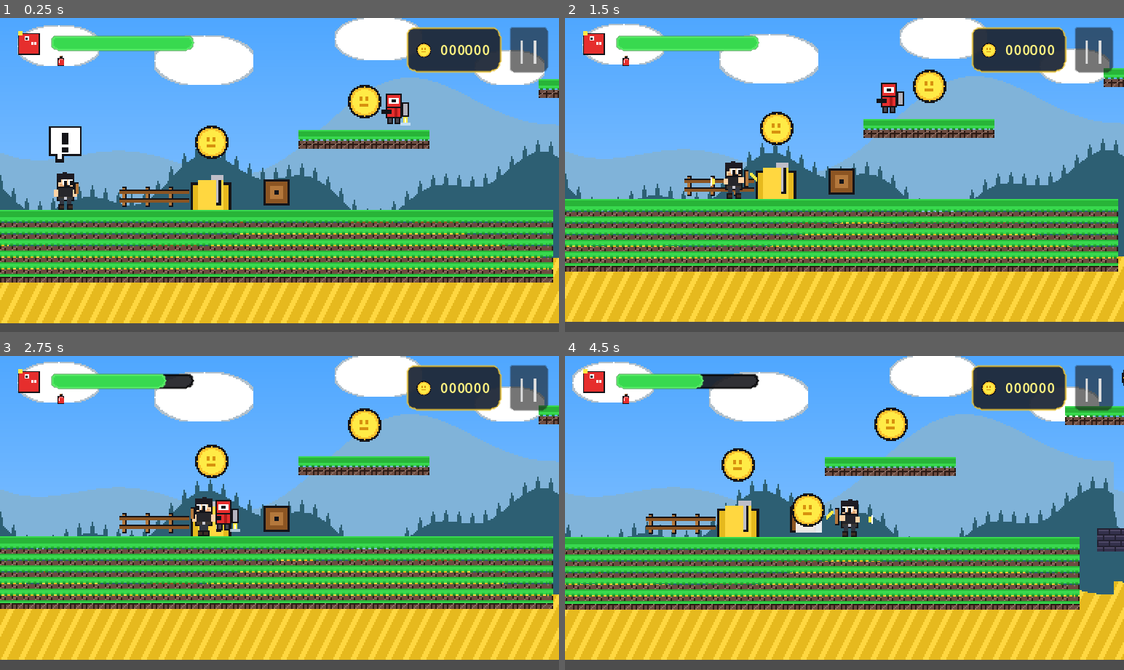
Above: before the commit, frames 1-4 (two rows, left to right).
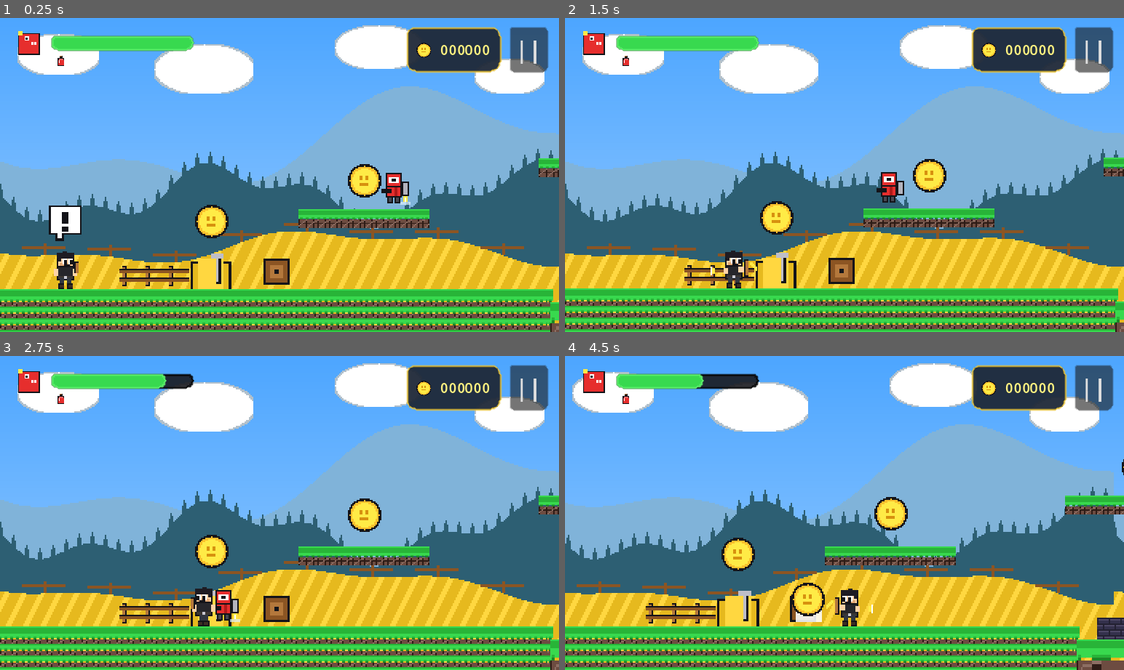
Above: after the commit, the same moments.

Repository: Om1kareshwar/cinderveil-spire
Game: Godot game, scene res://scenes/main.tscn
The game is run twice, just before and just after one commit, with the same random seed, the same clock (stepped at 60 frames per second) and the same inputs.
Inputs (mouse positions are in pixels of both pictures, inside the frame that each line leads up to):
- Up to frame 1 (0.25 s): no input
- Up to frame 2 (1.5 s): move the mouse to (967, 159) at 0.52 s; hold D (move_right) from 0.53 s (still down); tap J (attack) at 0.6, 1.35 s; click (967, 159) at 0.67 s; tap Space (jump) at 0.77 s; move the mouse to (732, 190) at 1.27 s
- Up to frame 3 (2.75 s): tap Space (jump) at 1.52 s; move the mouse to (335, 443) at 2.02 s; release D (move_right) at 2.03 s; hold A (move_left) from 2.03 s (still down); tap J (attack) at 2.1 s
- Up to frame 4 (4.5 s): move the mouse to (816, 575) at 2.77 s; release A (move_left) at 2.78 s; hold D (move_right) 2.78-4.28 s; tap J (attack) at 2.85, 3.6, 4.35 s; click (816, 575) at 2.92 s; tap Space (jump) at 3.02, 3.77 s; move the mouse to (1012, 560) at 3.52 s; move the mouse to (676, 465) at 4.27 s; hold A (move_left) from 4.28 s (still down)

The runs differ from the first frame. In frame 1, 50% of the frame differs, in the area x 0-100%, y 0-100%; in frame 2, 53%; in frame 3, 52%; in frame 4, 52%.

Commit message:
Fix void fall: add killzone, pit floors, camera bounds clamp, and respawn logic

Diff:
--- a/scenes/main.tscn
+++ b/scenes/main.tscn
@@ -9,6 +9,7 @@
 [ext_resource type="PackedScene" path="res://scenes/hud.tscn" id="7_hud"]
 [ext_resource type="Script" path="res://scripts/camera_controller.gd" id="8_cam"]
 [ext_resource type="Texture2D" path="res://assets/sprites/tileset.png" id="9_tiles"]
+[ext_resource type="Script" path="res://scripts/void_kill_zone.gd" id="10_void"]
 
 [sub_resource type="AtlasTexture" id="AtlasTexture_grass"]
 atlas = ExtResource("9_tiles")
@@ -45,6 +46,9 @@
 [sub_resource type="AtlasTexture" id="AtlasTexture_crate"]
 atlas = ExtResource("9_tiles")
 region = Rect2(32, 32, 16, 16)
+
+[sub_resource type="RectangleShape2D" id="RectangleShape2D_void"]
+size = Vector2(1600, 40)
 
 [node name="Main" type="Node2D"]
 
@@ -265,6 +269,53 @@
 [node name="Spikes4" parent="WorldGeometry/PitHazard" instance=ExtResource("5_spikes")]
 position = Vector2(756, 192)
 
+[node name="Pit1_Floor" type="StaticBody2D" parent="WorldGeometry/PitHazard"]
+position = Vector2(408, 204)
+collision_layer = 1
+collision_mask = 0
+
+[node name="CollisionPolygon2D" type="CollisionPolygon2D" parent="WorldGeometry/PitHazard/Pit1_Floor"]
+polygon = PackedVector2Array(-30, -5, 30, -5, 30, 20, -30, 20)
+
+[node name="NinePatchRect" type="NinePatchRect" parent="WorldGeometry/PitHazard/Pit1_Floor"]
+offset_left = -30.0
+offset_top = -5.0
+offset_right = 30.0
+offset_bottom = 20.0
+texture = SubResource("AtlasTexture_grass")
+patch_margin_left = 4
+patch_margin_top = 4
+patch_margin_right = 4
+patch_margin_bottom = 4
+
+[node name="Pit2_Floor" type="StaticBody2D" parent="WorldGeometry/PitHazard"]
+position = Vector2(748, 204)
+collision_layer = 1
+collision_mask = 0
+
+[node name="CollisionPolygon2D" type="CollisionPolygon2D" parent="WorldGeometry/PitHazard/Pit2_Floor"]
+polygon = PackedVector2Array(-30, -5, 30, -5, 30, 20, -30, 20)
+
+[node name="NinePatchRect" type="NinePatchRect" parent="WorldGeometry/PitHazard/Pit2_Floor"]
+offset_left = -30.0
+offset_top = -5.0
+offset_right = 30.0
+offset_bottom = 20.0
+texture = SubResource("AtlasTexture_grass")
+patch_margin_left = 4
+patch_margin_top = 4
+patch_margin_right = 4
+patch_margin_bottom = 4
+
+[node name="VoidKillZone" type="Area2D" parent="WorldGeometry"]
+position = Vector2(500, 230)
+collision_layer = 0
+collision_mask = 6
+script = ExtResource("10_void")
+
+[node name="CollisionShape2D" type="CollisionShape2D" parent="WorldGeometry/VoidKillZone"]
+shape = SubResource("RectangleShape2D_void")
+
 [node name="Collectibles" type="Node2D" parent="."]
 
 [node name="Coin1" parent="Collectibles" instance=ExtResource("4_ember")]
--- a/scripts/camera_controller.gd
+++ b/scripts/camera_controller.gd
@@ -14,9 +14,9 @@
 func _process(delta: float) -> void:
 	if target_node:
 		var target_pos = target_node.global_position
-		# Limit camera bounds
-		target_pos.x = clamp(target_pos.x, 192.0, 960.0)
-		target_pos.y = clamp(target_pos.y, 108.0, 320.0)
+		# Lock horizontal tracking with stage limits, and keep vertical camera stable
+		target_pos.x = clamp(target_pos.x, 192.0, 915.0)
+		target_pos.y = clamp(target_pos.y - 12.0, 95.0, 112.0)
 		global_position = global_position.lerp(target_pos, smooth_speed * delta)
 
 	# Handle trauma screen shake
--- a/scripts/player.gd
+++ b/scripts/player.gd
@@ -69,6 +69,11 @@
 	if GameManager.is_game_over or GameManager.is_victory:
 		apply_friction(delta)
 		move_and_slide()
+		return
+
+	# Void death safety check: if player falls below the map
+	if global_position.y > 230.0 and not GameManager.is_game_over:
+		handle_void_fall()
 		return
 
 	update_timers(delta)
@@ -211,6 +216,23 @@
 		State.DEAD:
 			sprite.frame = 23
 
+func handle_void_fall() -> void:
+	SoundManager.play_sfx("hit", 0.7)
+	GameManager.damage_player(1)
+	if GameManager.current_health > 0:
+		velocity = Vector2.ZERO
+		global_position = Vector2(45, 160)
+		current_state = State.IDLE
+		is_invulnerable = true
+		sprite.modulate = Color(4.0, 1.0, 1.0, 1.0)
+		get_tree().create_timer(0.5).timeout.connect(func():
+			sprite.modulate = Color.WHITE
+			is_invulnerable = false
+		)
+	else:
+		current_state = State.DEAD
+		velocity = Vector2.ZERO
+
 func take_damage(amount: int, knockback: Vector2 = Vector2.ZERO) -> void:
 	if is_invulnerable or GameManager.is_game_over:
 		return
--- /dev/null
+++ b/scripts/void_kill_zone.gd
@@ -0,0 +1,11 @@
+class_name VoidKillZone
+extends Area2D
+
+func _ready() -> void:
+	body_entered.connect(_on_body_entered)
+
+func _on_body_entered(body: Node2D) -> void:
+	if body is Player:
+		body.handle_void_fall()
+	elif body is EnemySkeleton:
+		body.queue_free()
Not shown: 1 places in scenes/main.tscn that only renumber resources
